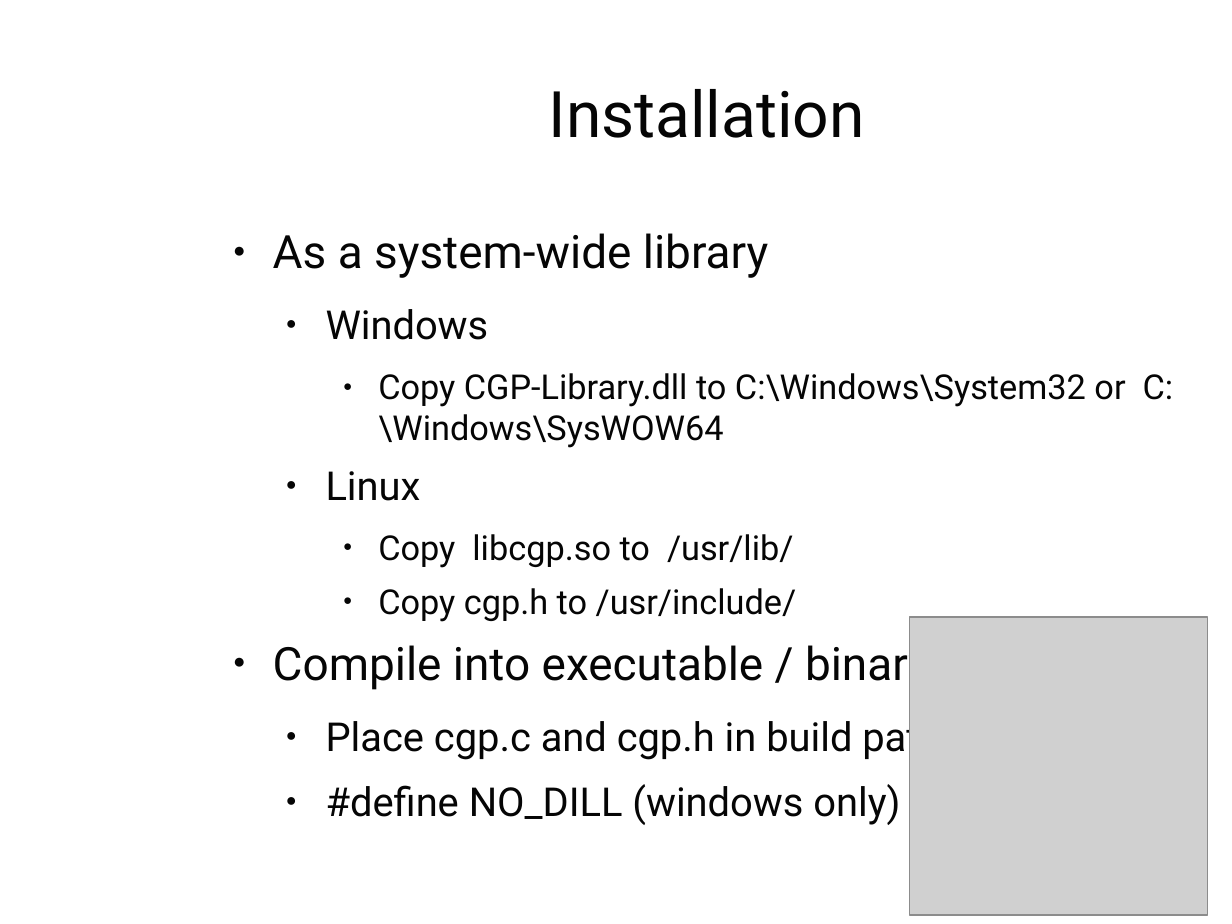
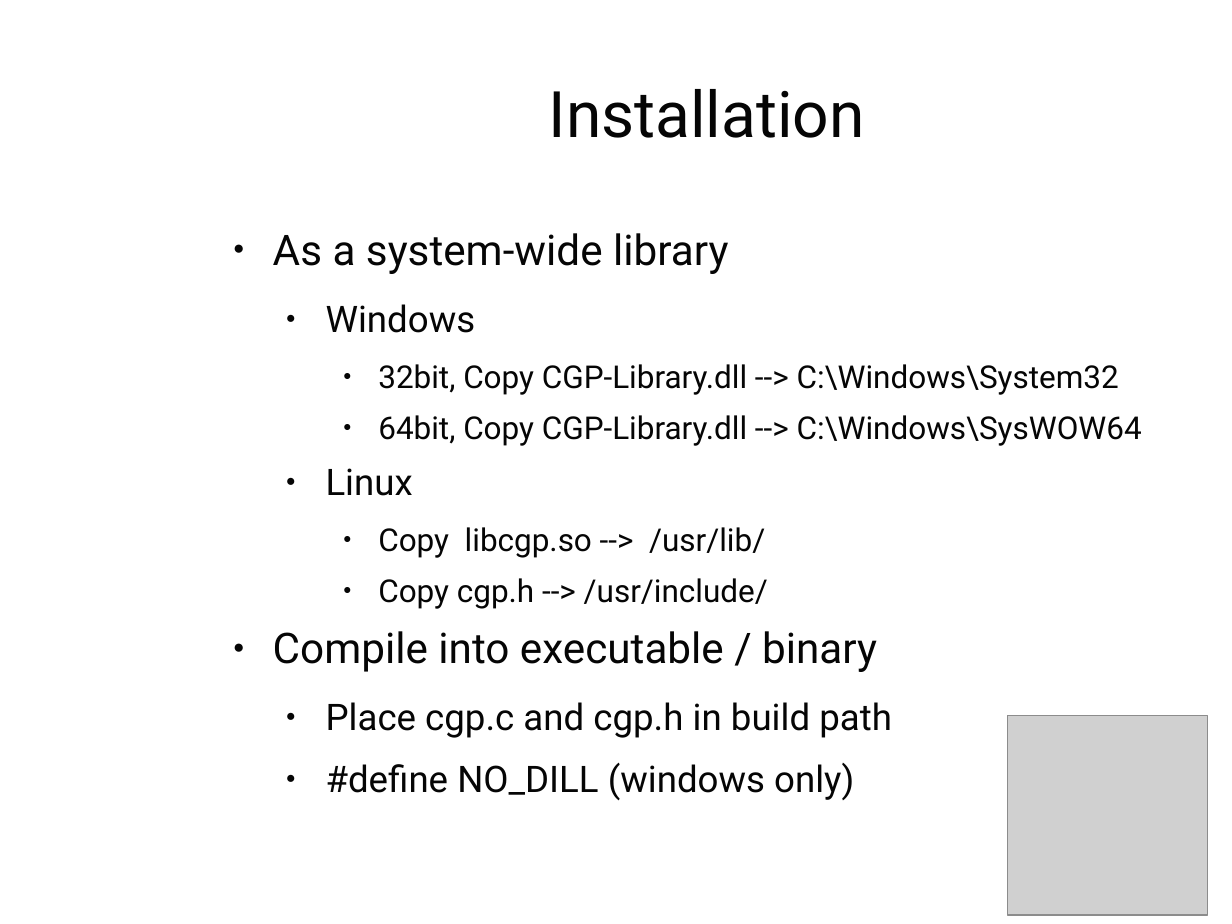
Before and after one commit to AndrewJamesTurner/CGP-Library, a slide deck: slide 5 of presentation/introduction.odp. Drawn at 1232x924 pixels with LibreOffice and Linux fonts; fonts in the diff are those of the drawing; grey boxes stand for pictures; background and template pictures are left out. Boxes give left, top, right and bottom in pixels: in the first picture for what was removed or moved away, otherwise in the second. Text is boxed around its words. In the diff, an @@ line names an element or a change of style, - is before the commit and + after.

```diff
--- a/presentation/introduction.odp
+++ b/presentation/introduction.odp
@@ text at [273, 233, 892, 738]: size 29.6 to 27.2 pt in "As a system-wide library", "Compile into executable / binary"; size 25.7 to 23.6 pt in "Windows", "Linux", "Place cgp.c and cgp.h in build path", "#define NO_DILL (windows only)" @@
@@ text at [378, 364, 1142, 446]: text changed; size 22.1 to 20.3 pt @@
-    ● Copy CGP-Library.dll to C:\Windows\System32 or C:\Windows\SysWOW64
+    ● 32bit, Copy CGP-Library.dll --> C:\Windows\System32
+    ● 64bit, Copy CGP-Library.dll --> C:\Windows\SysWOW64
@@ text at [378, 527, 768, 609]: text changed; size 22.1 to 20.3 pt @@
-    ● Copy libcgp.so to /usr/lib/
-    ● Copy cgp.h to /usr/include/
+    ● Copy libcgp.so --> /usr/lib/
+    ● Copy cgp.h --> /usr/include/
@@ picture: place and size @@
-picture at [910, 617, 1209, 916]
+picture at [1008, 715, 1209, 916]
```
Also in this commit, not shown: 5 other slides changed, 25 other files.
